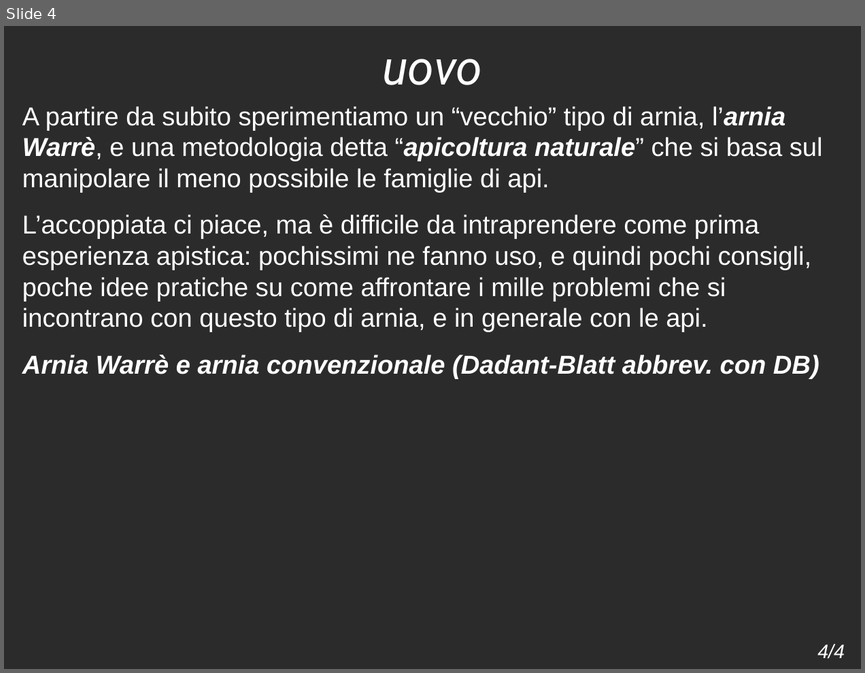
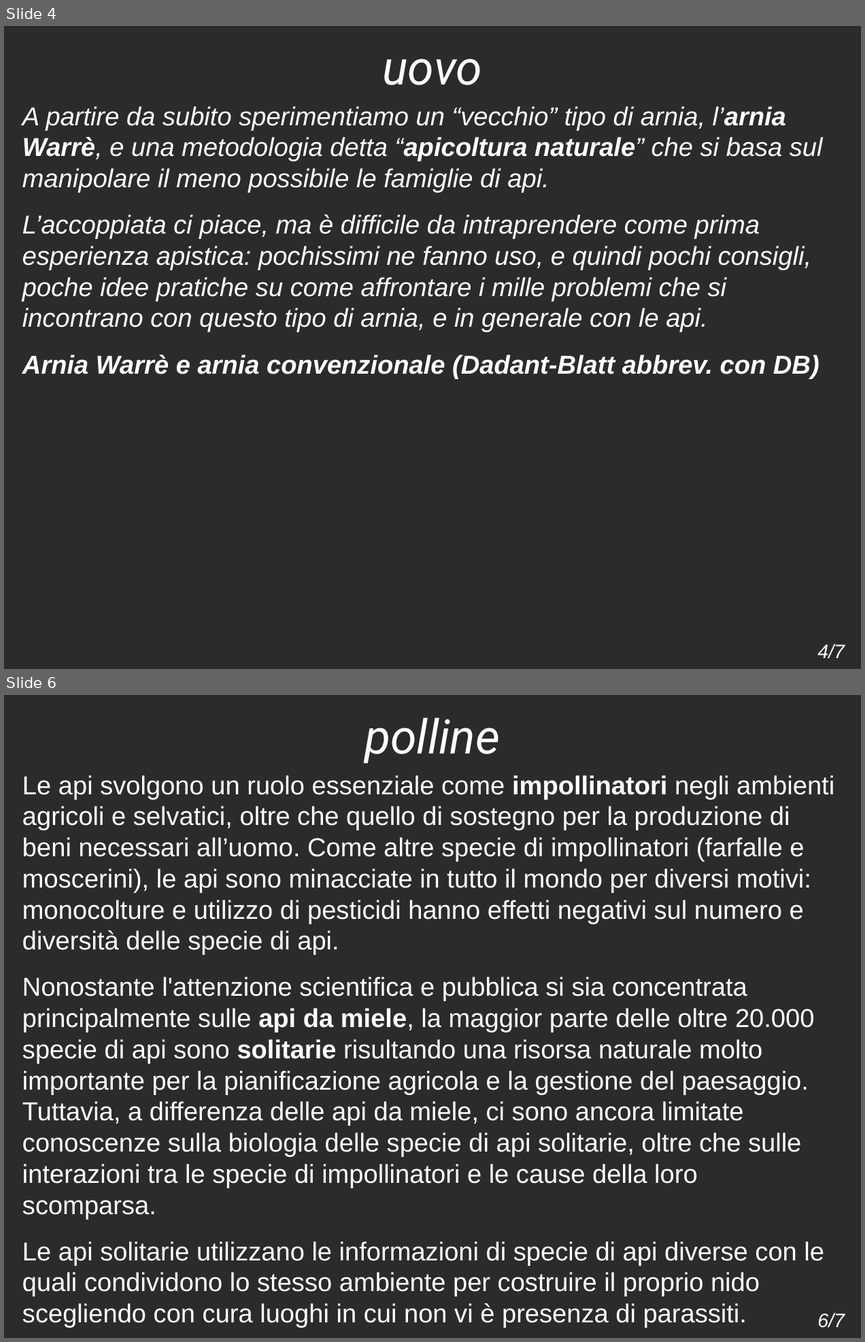
Before and after one commit to armagaet/scritti, a slide deck: giardino_api-slides_introduzione_progetto/giardino_api-presentazione.odp. Shown one above the other, each under a label of ours: slide 4 before the commit, slides 4 and 6 after it; the slides between them are not shown. The pictures are 865x673 and 865x1342 pixels, drawn with LibreOffice and Linux fonts; fonts in the diff are those of the drawing; background and template pictures are left out; a plain dark background stands for a picture behind light text. Boxes give left, top, right and bottom in pixels: in the first picture for what was removed or moved away, otherwise in the second. Text is boxed around its words. In the diff, an @@ line names an element or a change of style, - is before the commit and + after.

```diff
--- a/giardino_api-slides_introduzione_progetto/giardino_api-presentazione.odp
+++ b/giardino_api-slides_introduzione_progetto/giardino_api-presentazione.odp
@@ slide 6 added at (4, 695, 861, 1338), background picture (left out) @@
@@ title added at (364, 717, 500, 763), 44 pt, text #FFFFFF, italic @@
+polline
@@ text added at (22, 775, 834, 1296), 24 pt, text #FFFFFF @@
+Le api svolgono un ruolo essenziale come impollinatori negli ambienti agricoli e selvatici, oltre che quello di sostegno per la produzione di beni necessari all’uomo. Come altre specie di impollinatori (farfalle e moscerini), le api sono minacciate in tutto il mondo per diversi motivi: monocolture e utilizzo di pesticidi hanno effetti negativi sul numero e diversità delle specie di api.
+Nonostante l'attenzione scientifica e pubblica si sia concentrata principalmente sulle api da miele, la maggior parte delle oltre 20.000 specie di api sono solitarie risultando una risorsa naturale molto importante per la pianificazione agricola e la gestione del paesaggio. Tuttavia, a differenza delle api da miele, ci sono ancora limitate conoscenze sulla biologia delle specie di api solitarie, oltre che sulle interazioni tra le specie di impollinatori e le cause della loro scomparsa.
+Le api solitarie utilizzano le informazioni di specie di api diverse con le quali condividono lo stesso ambiente per costruire il proprio nido scegliendo con cura luoghi in cui non vi è presenza di parassiti.
@@ page number added at (817, 1312, 844, 1327), 18 pt, text #FFFFFF, italic @@
+6/7
@@ slide 4 changed as well @@
@@ text at (22, 106, 823, 332): italic on in "A partire da subito sperimentiamo un “vecchio” ...", "L’accoppiata ci piace, ma è difficile da ..." @@
@@ page number at (817, 643, 844, 658): text changed @@
-4/4
+4/7
```
Also in this commit, not shown: 2 other slides changed, 2 other slides added.
